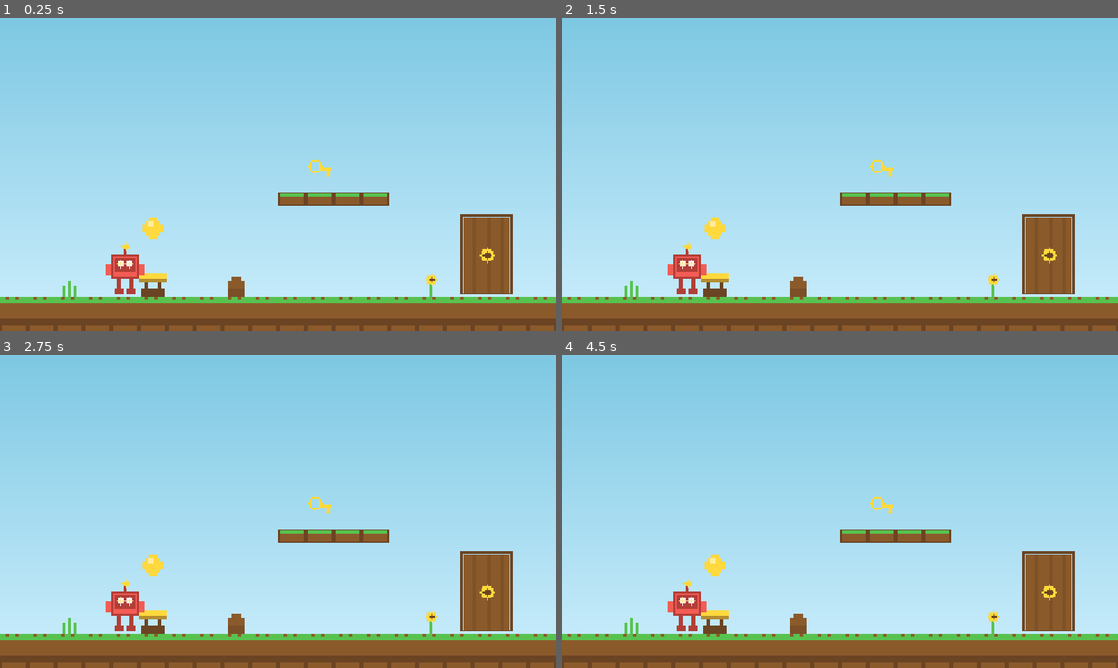
Above: before the commit, frames 1-4 (two rows, left to right).
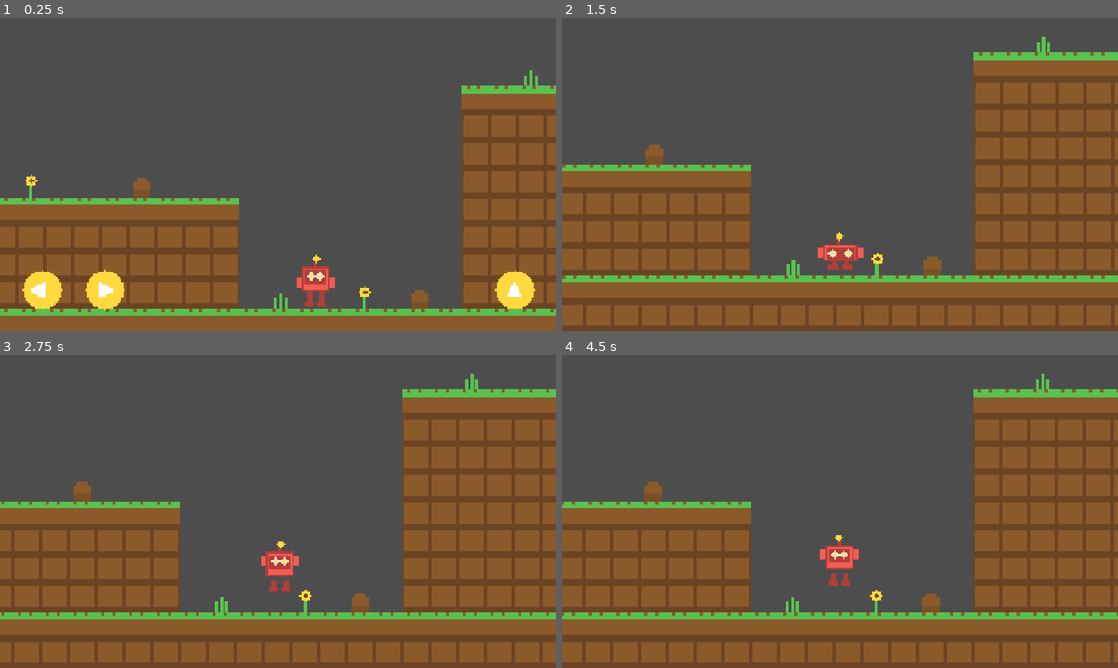
Above: after the commit, the same moments.

Repository: mansyar/chunky-platformer
Game: Godot game, scene res://src/levels/playground.tscn
Two runs of this game, one before a commit and one after it. Both use one fixed random seed, a clock stepped at 60 frames per second and the inputs below. Before the commit the project starts from res://src/proof/proof.tscn.
Inputs (mouse positions are in pixels of both pictures, inside the frame that each line leads up to):
- Up to frame 1 (0.25 s): no input
- Up to frame 2 (1.5 s): tap Enter at 0.5 s; move the mouse to (962, 158) at 0.52 s; hold Right (move_right) 0.53-1.25 s; tap Space (jump) at 0.6, 0.77, 1.07 s; click (962, 158) at 0.67 s; drag from (728, 190) to (812, 237) at 1.27 s
- Up to frame 3 (2.75 s): move the mouse to (333, 442) at 2.02 s; hold Right (move_right) from 2.03 s (still down); tap Space (jump) at 2.1 s
- Up to frame 4 (4.5 s): release Right (move_right) at 2.75 s; drag from (812, 574) to (673, 464) at 2.77 s; tap Space (jump) at 3.5, 3.6, 3.77, 4.07 s; move the mouse to (1006, 558) at 3.52 s; hold Left (move_left) 3.53-4.25 s; drag from (673, 464) to (756, 433) at 4.27 s

The runs differ from the first frame. In frame 1, 96% of the frame differs, in the area x 0-100%, y 0-100%; in frame 2, 94%; in frame 3, 94%; in frame 4, 94%.

Commit message:
feat(levels): Add playground level with three-layer safe world

Diff:
--- a/project.godot
+++ b/project.godot
@@ -8,7 +8,7 @@
 
 config/name="Robo's Treasure Hunt"
 config/features=PackedStringArray("4.7")
-run/main_scene="res://src/proof/proof.tscn"
+run/main_scene="res://src/levels/playground.tscn"
 
 [autoload]
 
--- /dev/null
+++ b/src/levels/playground.gd
@@ -0,0 +1,184 @@
+extends Node2D
+## The playground level (Movement track): a safe three-layer meadow.
+##
+## Topology (world pixels, tiles are 16px):
+##   - Ground floor spans the full width (top at y=512).
+##   - A low hill on the left (top at y=448, cols 0-15).
+##   - A tall hill on the right (top at y=384, cols 24-39).
+##   - A valley shaft between them (cols 16-23): falling off either hill
+##     lands safely on the ground floor.
+##   - A one-way bridge (y=400) floats over the valley. A trampoline under
+##     the bridge is an elevator: bouncing passes up through the one-way
+##     platform and Robo lands on top of it. From the bridge a single jump
+##     reaches the tall hill. A second trampoline on the low hill bounces
+##     Robo up to the bridge the same way.
+##
+## Layer steps are 64px and the bounce arc is ~85px, so every hop has a
+## comfortable margin. No hazards anywhere; walls close both ends and the
+## camera clamps to the same bounds.
+
+const LEVEL_COLS := 40
+const LEVEL_ROWS := 34
+const LEVEL_SIZE := Rect2(0, 0, 640, 544)
+const WORLD_SCALE := 4.0
+const TILE := 16
+const ROBOT_HALF_HEIGHT := 14.0  # collider half-height (slim 28px box)
+
+# Key surfaces (world y of the walkable tops).
+const GROUND_TOP := 512.0
+const LOW_HILL_TOP := 448.0
+const TALL_HILL_TOP := 384.0
+const BRIDGE_Y := 400.0
+
+
+func _ready() -> void:
+	_build_sky()
+	var world := Node2D.new()
+	world.name = "World"
+	world.scale = Vector2.ONE * WORLD_SCALE
+	add_child(world)
+	_build_tiles(world)
+	_build_interactives(world)
+	_build_props(world)
+	var robot: Robot = _build_robot(world)
+	_build_camera(world, robot)
+	add_child(TouchControls.new())
+
+
+func _build_sky() -> void:
+	var sky := Sprite2D.new()
+	sky.texture = AssetFactory.get_texture("sky_strip", "meadow")
+	sky.centered = false
+	sky.region_enabled = true
+	sky.region_rect = Rect2(0, 0, 1280, 720)
+	sky.texture_repeat = CanvasItem.TEXTURE_REPEAT_ENABLED
+	add_child(sky)  # added before the world, so it renders behind it
+
+
+func _build_tiles(world: Node2D) -> void:
+	var tile_map := TileMapLayer.new()
+	tile_map.tile_set = _build_tile_set()
+	world.add_child(tile_map)
+	_fill_ground(tile_map)
+	# Low hill: sits flush on the ground floor.
+	for x: int in range(0, 16):
+		tile_map.set_cell(Vector2i(x, 28), 0, _coords("tile_grass_top"))
+		for y: int in range(29, 32):
+			tile_map.set_cell(Vector2i(x, y), 0, _coords("tile_solid"))
+	# Tall hill: sits flush on the ground floor.
+	for x: int in range(24, LEVEL_COLS):
+		tile_map.set_cell(Vector2i(x, 24), 0, _coords("tile_grass_top"))
+		for y: int in range(25, 32):
+			tile_map.set_cell(Vector2i(x, y), 0, _coords("tile_solid"))
+	_place_deco(tile_map)
+
+
+func _fill_ground(tile_map: TileMapLayer) -> void:
+	for x: int in LEVEL_COLS:
+		tile_map.set_cell(Vector2i(x, 32), 0, _coords("tile_grass_top"))
+		tile_map.set_cell(Vector2i(x, 33), 0, _coords("tile_solid"))
+
+
+func _place_deco(tile_map: TileMapLayer) -> void:
+	var deco := {
+		"deco_grass_tuft": [Vector2i(3, 27), Vector2i(26, 23), Vector2i(17, 31)],
+		"deco_flower": [Vector2i(8, 27), Vector2i(30, 23), Vector2i(20, 31)],
+		"deco_rock": [Vector2i(12, 27), Vector2i(35, 23), Vector2i(22, 31)],
+	}
+	for asset_name: String in deco:
+		for cell: Vector2i in deco[asset_name]:
+			tile_map.set_cell(cell, 0, _coords(asset_name))
+
+
+func _build_tile_set() -> TileSet:
+	var tile_set := TileSet.new()
+	tile_set.tile_size = Vector2i(TILE, TILE)
+	tile_set.add_physics_layer()  # terrain tiles collide on the default layer
+	var source := TileSetAtlasSource.new()
+	source.texture = AssetFactory.get_tile_atlas("meadow")
+	source.texture_region_size = Vector2i(TILE, TILE)
+	for entry: Dictionary in AssetSpec.SPEC:
+		var kind: String = entry.get("kind", "")
+		if kind == "tile" or kind == "deco":
+			source.create_tile(AssetFactory.get_tile_atlas_coords(entry["name"], "meadow"))
+	# Attach before touching TileData: collision layers only sync once
+	# the source belongs to the TileSet.
+	tile_set.add_source(source, 0)
+	# Terrain tiles get a full-square collision polygon; deco stays walk-through.
+	for terrain: String in ["tile_solid", "tile_grass_top"]:
+		var data: TileData = source.get_tile_data(_coords(terrain), 0)
+		data.add_collision_polygon(0)
+		(
+			data
+			. set_collision_polygon_points(
+				0,
+				0,
+				PackedVector2Array(
+					[
+						Vector2(-8, -8),
+						Vector2(8, -8),
+						Vector2(8, 8),
+						Vector2(-8, 8),
+					]
+				)
+			)
+		)
+	return tile_set
+
+
+func _coords(asset_name: String) -> Vector2i:
+	return AssetFactory.get_tile_atlas_coords(asset_name, "meadow")
+
+
+func _build_interactives(world: Node2D) -> void:
+	# Elevator trampoline under the bridge + a bouncy pad on the low hill.
+	_spawn_trampoline(Vector2(328, GROUND_TOP), world)
+	_spawn_trampoline(Vector2(248, LOW_HILL_TOP), world)
+	# One-way bridge over the valley.
+	var bridge: StaticBody2D = LevelParts.one_way_platform(96.0)
+	bridge.position = Vector2(304, BRIDGE_Y)
+	world.add_child(bridge)
+	# Invisible walls close the level ends; the camera clamps to the same
+	# bounds, so the viewport edge never leaves the world.
+	var left_wall: StaticBody2D = LevelParts.edge_wall(560.0)
+	left_wall.position = Vector2(-4, 272)
+	world.add_child(left_wall)
+	var right_wall: StaticBody2D = LevelParts.edge_wall(560.0)
+	right_wall.position = Vector2(644, 272)
+	world.add_child(right_wall)
+
+
+func _spawn_trampoline(at: Vector2, world: Node2D) -> void:
+	var trampoline := Trampoline.new()
+	trampoline.position = at
+	world.add_child(trampoline)
+
+
+func _build_props(world: Node2D) -> void:
+	_spawn_prop("gem", Vector2(88, 424), world)
+	_spawn_prop("key", Vector2(600, 352), world)
+	_spawn_prop("door_locked", Vector2(520, 360), world)
+
+
+func _spawn_prop(asset_name: String, at: Vector2, world: Node2D) -> void:
+	var sprite := Sprite2D.new()
+	sprite.texture = AssetFactory.get_texture(asset_name, "meadow")
+	sprite.position = at
+	world.add_child(sprite)
+
+
+func _build_robot(world: Node2D) -> Robot:
+	var robot := Robot.new()
+	robot.name = "Robo"
+	robot.position = Vector2(300, GROUND_TOP - ROBOT_HALF_HEIGHT)
+	world.add_child(robot)
+	return robot
+
+
+func _build_camera(world: Node2D, robot: Robot) -> void:
+	var camera := FollowCamera.new()
+	camera.view_half = Vector2(160, 90)
+	camera.set_bounds(LEVEL_SIZE)
+	camera.target = robot
+	world.add_child(camera)
+	camera.make_current()
--- /dev/null
+++ b/src/levels/playground.tscn
@@ -0,0 +1,6 @@
+[gd_scene load_steps=2 format=3]
+
+[ext_resource type="Script" path="res://src/levels/playground.gd" id="1"]
+
+[node name="Playground" type="Node2D"]
+script = ExtResource("1")
--- a/src/proof/proof.tscn
+++ /dev/null
@@ -1,6 +0,0 @@
-[gd_scene load_steps=2 format=3]
-
-[ext_resource type="Script" path="res://src/proof/proof_scene.gd" id="1_proof"]
-
-[node name="Proof" type="Node2D"]
-script = ExtResource("1_proof")
--- a/src/proof/proof_scene.gd
+++ /dev/null
@@ -1,112 +0,0 @@
-extends Node2D
-## Proof scene (Foundation Phase 5) — the entire world is assembled in code
-## from AssetFactory output: tiled sky strip, a TileMapLayer built from the
-## generated tile atlas, sprite props, and Robo standing on the ground.
-##
-## The world is authored in 16 px tile units and scaled 4x so the 1280x720
-## viewport shows a 320x180 chunk of world with chunky, toddler-sized art.
-
-const TILE: Vector2i = Vector2i(16, 16)
-const VIEW: Vector2i = Vector2i(320, 180)
-const WORLD_SCALE := 4.0
-const GROUND_ROW := 10
-const ROBOT_GROUND_Y := 160.0
-
-
-func _ready() -> void:
-	# Sky renders at screen resolution (scale 1) for a smooth gradient;
-	# the scaled world draws on top of it.
-	_build_sky()
-	var world := Node2D.new()
-	world.name = "World"
-	world.scale = Vector2(WORLD_SCALE, WORLD_SCALE)
-	add_child(world)
-	_build_tiles(world)
-	_build_props(world)
-	_build_robot(world)
-
-
-func _build_sky() -> void:
-	var sky := Sprite2D.new()
-	sky.name = "Sky"
-	sky.texture = AssetFactory.get_texture("sky_strip", "meadow")
-	sky.centered = false
-	sky.region_enabled = true
-	sky.region_rect = Rect2(Vector2.ZERO, Vector2(1280, 720))
-	sky.texture_repeat = CanvasItem.TEXTURE_REPEAT_ENABLED
-	add_child(sky)
-
-
-func _build_tiles(world: Node2D) -> void:
-	var tile_set := TileSet.new()
-	tile_set.tile_size = TILE
-	var source := TileSetAtlasSource.new()
-	source.texture = AssetFactory.get_tile_atlas("meadow")
-	source.texture_region_size = TILE
-	for entry: Dictionary in AssetSpec.SPEC:
-		if entry["kind"] in ["tile", "deco"]:
-			source.create_tile(AssetFactory.get_tile_atlas_coords(entry["name"], "meadow"))
-	tile_set.add_source(source, 0)
-	var layer := TileMapLayer.new()
-	layer.name = "Tiles"
-	layer.tile_set = tile_set
-	world.add_child(layer)
-	# Ground: grass-top row with solid soil beneath, spanning the view.
-	for x in VIEW.x / TILE.x:
-		layer.set_cell(
-			Vector2i(x, GROUND_ROW),
-			0,
-			AssetFactory.get_tile_atlas_coords("tile_grass_top", "meadow")
-		)
-		layer.set_cell(
-			Vector2i(x, GROUND_ROW + 1),
-			0,
-			AssetFactory.get_tile_atlas_coords("tile_solid", "meadow")
-		)
-	# Floating platform.
-	for x in range(10, 14):
-		layer.set_cell(
-			Vector2i(x, 6), 0, AssetFactory.get_tile_atlas_coords("tile_platform", "meadow")
-		)
-	# Trampoline resting on the ground.
-	layer.set_cell(
-		Vector2i(5, GROUND_ROW - 1),
-		0,
-		AssetFactory.get_tile_atlas_coords("tile_trampoline", "meadow")
-	)
-	# Decorations on the ground line.
-	layer.set_cell(
-		Vector2i(2, GROUND_ROW - 1),
-		0,
-		AssetFactory.get_tile_atlas_coords("deco_grass_tuft", "meadow")
-	)
-	layer.set_cell(
-		Vector2i(8, GROUND_ROW - 1), 0, AssetFactory.get_tile_atlas_coords("deco_rock", "meadow")
-	)
-	layer.set_cell(
-		Vector2i(15, GROUND_ROW - 1), 0, AssetFactory.get_tile_atlas_coords("deco_flower", "meadow")
-	)
-
-
-func _build_props(world: Node2D) -> void:
-	_add_prop(world, "gem", Vector2(88.0, 120.0))
-	_add_prop(world, "key", Vector2(11 * 16 + 8, 6 * 16 - 8))
-	_add_prop(world, "door_locked", Vector2(280.0, ROBOT_GROUND_Y - 24.0))
-
-
-func _add_prop(world: Node2D, asset_name: String, pos: Vector2) -> void:
-	var sprite := Sprite2D.new()
-	sprite.name = asset_name.to_pascal_case()
-	sprite.texture = AssetFactory.get_texture(asset_name, "meadow")
-	sprite.position = pos
-	world.add_child(sprite)
-
-
-func _build_robot(world: Node2D) -> void:
-	var robot := Sprite2D.new()
-	robot.name = "Robo"
-	robot.texture = AssetFactory.get_texture("robot_idle_0")
-	# Sprite is 32x32 with feet at the bottom edge; center it so the feet
-	# rest exactly on the ground surface.
-	robot.position = Vector2(72.0, ROBOT_GROUND_Y - 16.0)
-	world.add_child(robot)
--- a/src/world/trampoline.gd
+++ b/src/world/trampoline.gd
@@ -25,8 +25,10 @@
 
 
 func bounce(character: CharacterBody2D) -> void:
-	# Only falling bodies bounce: entering while rising or moving sideways
-	# is ignored, which is exactly the "landed on it from above" rule.
-	if character.velocity.y <= 0.0:
+	# Only rising bodies are ignored: entering while moving up (e.g. jumping
+	# past the pad) must not steal Robo's jump. Falling, landing, and simply
+	# standing on the pad all bounce — standing on a trampoline should feel
+	# like standing on a trampoline.
+	if character.velocity.y < 0.0:
 		return
 	character.velocity.y = -Tuning.BOUNCE_IMPULSE
--- /dev/null
+++ b/tests/test_playground.gd
@@ -0,0 +1,121 @@
+extends GdToolsTest
+## Tests for the playground level (Movement Phase 7): structure, geometry,
+## and a physics smoke check. The level is code-assembled from AssetFactory
+## art, LevelParts pieces, the Robot, the FollowCamera, and TouchControls.
+
+const PLAYGROUND_SCENE := "res://src/levels/playground.tscn"
+
+
+func _level() -> Node2D:
+	var level: Node2D = load(PLAYGROUND_SCENE).instantiate()
+	add_child(level)
+	return level
+
+
+func _find_first(node: Node, callback: Callable) -> Node:
+	if callback.call(node):
+		return node
+	for child: Node in node.get_children():
+		var found: Node = _find_first(child, callback)
+		if found != null:
+			return found
+	return null
+
+
+func _find_all(node: Node, callback: Callable, into: Array) -> void:
+	if callback.call(node):
+		into.append(node)
+	for child: Node in node.get_children():
+		_find_all(child, callback, into)
+
+
+# --- scene wiring ---
+
+
+func test_main_scene_is_playground() -> void:
+	assert_eq(
+		ProjectSettings.get_setting("application/run/main_scene", ""),
+		PLAYGROUND_SCENE,
+		"the playground is the game's main scene."
+	)
+
+
+func test_proof_scene_is_gone() -> void:
+	assert_false(
+		ResourceLoader.exists("res://src/proof/proof.tscn"),
+		"the proof scene was replaced by the playground."
+	)
+
+
+func test_playground_has_world_camera_robot_and_touch_controls() -> void:
+	var level: Node2D = _level()
+	var tilemaps: Array = []
+	_find_all(level, func(n: Node) -> bool: return n is TileMapLayer, tilemaps)
+	assert_eq(tilemaps.size(), 1, "the level has exactly one TileMapLayer.")
+	assert_gt(
+		(tilemaps[0] as TileMapLayer).get_used_cells().size(),
+		100,
+		"the level is built from many tiles."
+	)
+	var robot: Node = _find_first(level, func(n: Node) -> bool: return n is Robot)
+	assert_true(robot != null, "Robo is in the level.")
+	var camera: Node = _find_first(level, func(n: Node) -> bool: return n is FollowCamera)
+	assert_true(camera != null, "a follow camera watches the level.")
+	assert_true((camera as FollowCamera).target == robot, "the camera follows Robo.")
+	var touch: Node = _find_first(level, func(n: Node) -> bool: return n is TouchControls)
+	assert_true(touch != null, "touch controls are available.")
+	level.free()
+
+
+func test_playground_has_interactives() -> void:
+	var level: Node2D = _level()
+	var trampolines: Array = []
+	_find_all(level, func(n: Node) -> bool: return n is Trampoline, trampolines)
+	assert_true(trampolines.size() >= 2, "the level has at least two trampolines.")
+	var walls: Array = []
+	_find_all(
+		level,
+		func(n: Node) -> bool:
+			if not (n is StaticBody2D):
+				return false
+			var x: float = (n as StaticBody2D).position.x
+			return x < 0.0 or x > 640.0,
+		walls
+	)
+	assert_true(walls.size() >= 2, "invisible edge walls close both level ends.")
+	level.free()
+
+
+# --- geometry: three layers, safe falls ---
+
+
+func test_level_geometry_has_three_layers() -> void:
+	var level: Node2D = _level()
+	var tiles: Node = _find_first(level, func(n: Node) -> bool: return n is TileMapLayer)
+	var layer := tiles as TileMapLayer
+	var mid_hill := layer.get_cell_source_id(Vector2i(8, 30))
+	var top_hill := layer.get_cell_source_id(Vector2i(30, 27))
+	var valley_floor := layer.get_cell_source_id(Vector2i(20, 33))
+	var valley_sky := layer.get_cell_source_id(Vector2i(20, 20))
+	assert_true(mid_hill != -1, "the left hill exists above the ground floor.")
+	assert_true(top_hill != -1, "the right tall hill exists.")
+	assert_true(valley_floor != -1, "the valley floor is walkable ground.")
+	assert_eq(valley_sky, -1, "the valley is an open safe-fall shaft between the hills.")
+	level.free()
+
+
+func test_robot_spawns_on_valley_floor() -> void:
+	var level: Node2D = _level()
+	var robot: Node = _find_first(level, func(n: Node) -> bool: return n is Robot)
+	var feet_y: float = (robot as Node2D).position.y + 14.0
+	assert_almost_eq(feet_y, 512.0, 1.0, "Robo spawns standing on the valley floor.")
+	level.free()
+
+
+func test_physics_smoke_robot_lands_and_camera_follows() -> void:
+	var level: Node2D = _level()
+	var robot: Node = _find_first(level, func(n: Node) -> bool: return n is Robot)
+	for _i: int in 30:
+		await get_tree().physics_frame
+	assert_true((robot as Robot).is_on_floor(), "Robo rests on the floor after spawn.")
+	level.free()
--- a/tests/test_proof_scene.gd
+++ /dev/null
@@ -1,50 +0,0 @@
-extends GdToolsTest
-## Tests for the proof scene (Foundation Phase 5).
-##
-## The proof scene assembles its world in code from AssetFactory output.
-## These tests lock the structure: one tile layer populated from the atlas,
-## the robot idle sprite standing on the ground, and the project's main
-## scene pointing at the proof scene.
-
-const PROOF_SCENE := "res://src/proof/proof.tscn"
-
-
-func test_proof_scene_is_project_main_scene() -> void:
-	assert_eq(
-		ProjectSettings.get_setting("application/run/main_scene", ""),
-		"res://src/proof/proof.tscn",
-		"the proof scene is the project main scene."
-	)
-
-
-func test_proof_scene_builds_generated_world() -> void:
-	var proof: Node = load(PROOF_SCENE).instantiate()
-	add_child(proof)
-	var layers := proof.find_children("*", "TileMapLayer", true, false)
-	assert_eq(layers.size(), 1, "proof scene has exactly one tile layer.")
-	if layers.size() == 1:
-		var layer: TileMapLayer = layers[0]
-		assert_gt(layer.get_used_cells().size(), 20, "ground and decor cells are populated.")
-	var robot_found := false
-	var sprites := proof.find_children("*", "Sprite2D", true, false)
-	assert_gt(sprites.size(), 0, "proof scene places sprite props.")
-	for sprite: Sprite2D in sprites:
-		if sprite.texture == AssetFactory.get_texture("robot_idle_0"):
-			robot_found = true
-	assert_true(robot_found, "robot idle sprite is present.")
-	proof.queue_free()
-
-
-func test_robot_stands_on_ground_row() -> void:
-	var proof: Node = load(PROOF_SCENE).instantiate()
-	add_child(proof)
-	var ground_y := 160.0
-	var robot: Sprite2D = null
-	for sprite: Sprite2D in proof.find_children("*", "Sprite2D", true, false):
-		if sprite.texture == AssetFactory.get_texture("robot_idle_0"):
-			robot = sprite
-	assert_true(robot != null, "robot sprite found.")
-	if robot != null:
-		var bottom := robot.position.y + robot.texture.get_height() * 0.5
-		assert_eq(bottom, ground_y, "robot feet rest exactly on the ground surface.")
-	proof.queue_free()
--- a/tests/test_world_interactives.gd
+++ b/tests/test_world_interactives.gd
@@ -87,6 +87,15 @@
 	robot.free()
 
 
+func test_trampoline_bounces_resting_body() -> void:
+	var trampoline: Area2D = Trampoline.new()
+	var robot: Robot = _robot()
+	robot.velocity.y = 0.0  # standing on the pad
+	trampoline.bounce(robot)
+	assert_eq(robot.velocity.y, -Tuning.BOUNCE_IMPULSE, "standing on the pad bounces.")
+	robot.free()
+
+
 func test_bounce_preserves_horizontal_momentum() -> void:
 	var trampoline: Area2D = Trampoline.new()
 	var robot: Robot = _robot()
Not shown, added: src/levels/playground.gd.uid
Not shown, removed: src/proof/proof_scene.gd.uid
Not shown, added: tests/test_playground.gd.uid
Not shown, removed: src/proof/.gitkeep
